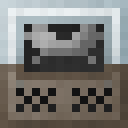
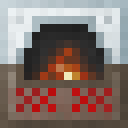
Layered file, before and after one edit (128x128). Changes by layer:
added layer "Blast (Shadow)" in group "Shadows #1" over [24, 24, 104, 80]
hid "Wide (Shadow)" over [24, 24, 104, 72]
added group "Blast Furnace" with 10 layers in group "Contents" over [24, 24, 104, 80]
added layer "Blast Furnace 5" in group "Blast Furnace" over [40, 48, 88, 80]
added layer "Blast Furnace 5 #5" in group "Blast Furnace" over [24, 40, 104, 80]
hid group "Industrial Sawmill" (5 layers) over [24, 24, 104, 64]
hid "Industrial Sawmill 4", painted on it over [24, 24, 104, 64]
added layer "Blast" in group "Openings" over [16, 16, 112, 88]
hid "Wide - (Advanced)" over [16, 16, 112, 80]
showed group "On" (7 layers) over [8, 16, 120, 120]
hid group "Off" (7 layers) over [16, 16, 112, 120]
